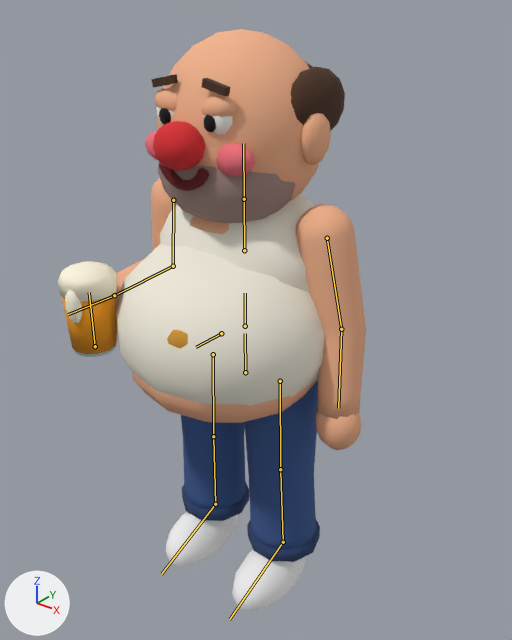
The glTF model src/assets/models/buveur.glb: old version first, new version second.
Before and after are seen from a 50 mm camera at (1.37, -1.655, 2.044) aimed at (0.019, 0.034, 0.997). Every picture has the same lights, and +X, +Y and +Z are marked at lower left. The older version comes first. The bones that change, and the others that lie on the model, are drawn over the model as lines.

Names of what the first picture shows: 'Buveur'.
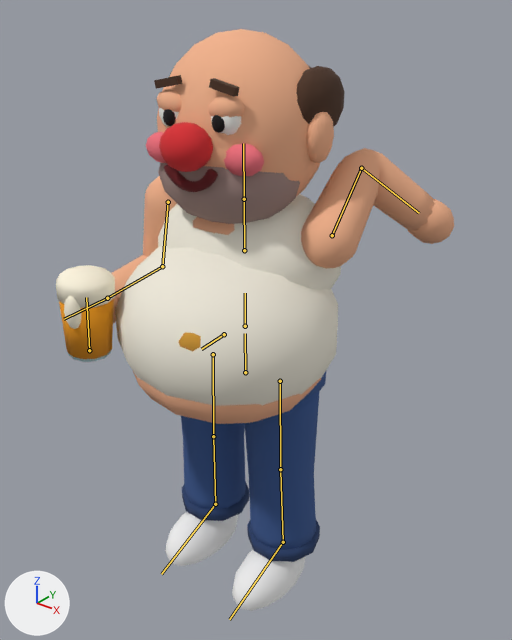
The newer file adds an action. The first version stands in its rest pose; the second is drawn at frame 4 of the action 'throw'.

Boxes [x1, y1, x2, y2] around the edits, measured in the pictures (512 x 640 px):
'Buveur', posed (29% wider): before [58, 29, 366, 611]; after [56, 29, 454, 611]
bone 'upperarm.L', root to tip: before (327, 238) to (341, 329); after (332, 235) to (361, 168)
bone 'forearm.L', root to tip: before (341, 329) to (338, 408); after (361, 168) to (419, 213)
bone 'upperarm.R', root to tip: before (173, 200) to (173, 266); after (168, 202) to (162, 266)

The edits, one by one:
Bone 'spine' (bone_spine) turns from (0, 0, 0) to (0, 5, 0) degrees about its own x, y and z.
Bone 'upperarm.L' (bone_upperarm_l) turns from (0, 0, 0) to (120, -8, -8) degrees about its own x, y and z.
Bone 'forearm.L' (bone_forearm_l) turns from (0, 0, 0) to (-74, -12, -3) degrees about its own x, y and z.
Bone 'upperarm.R' (bone_upperarm_r) turns from (0, 0, 0) to (1, 0, 4) degrees about its own x, y and z.
